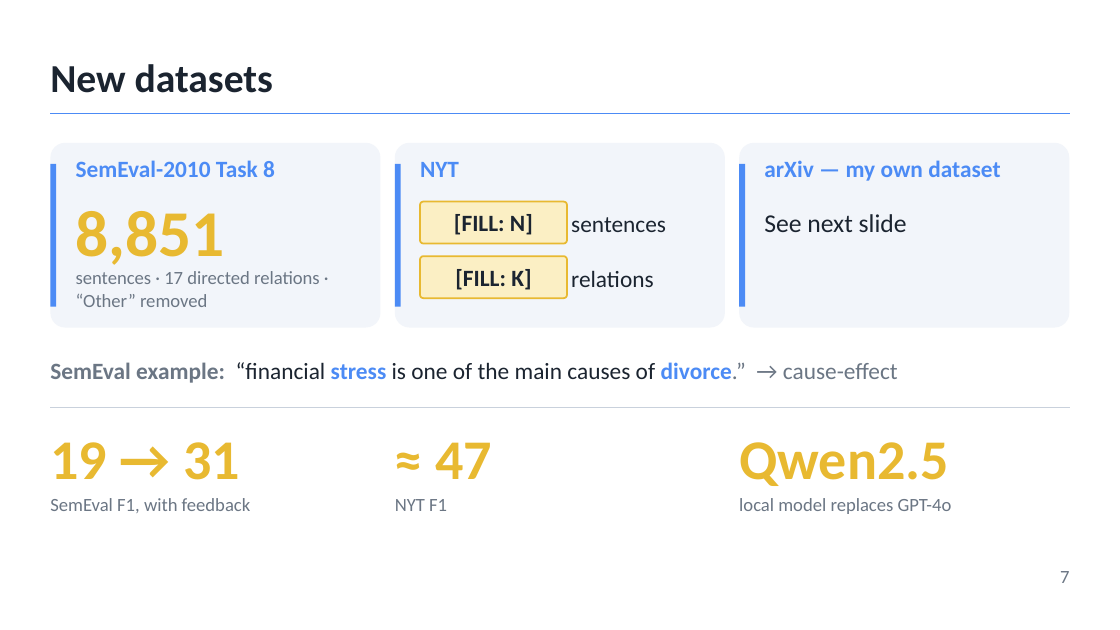
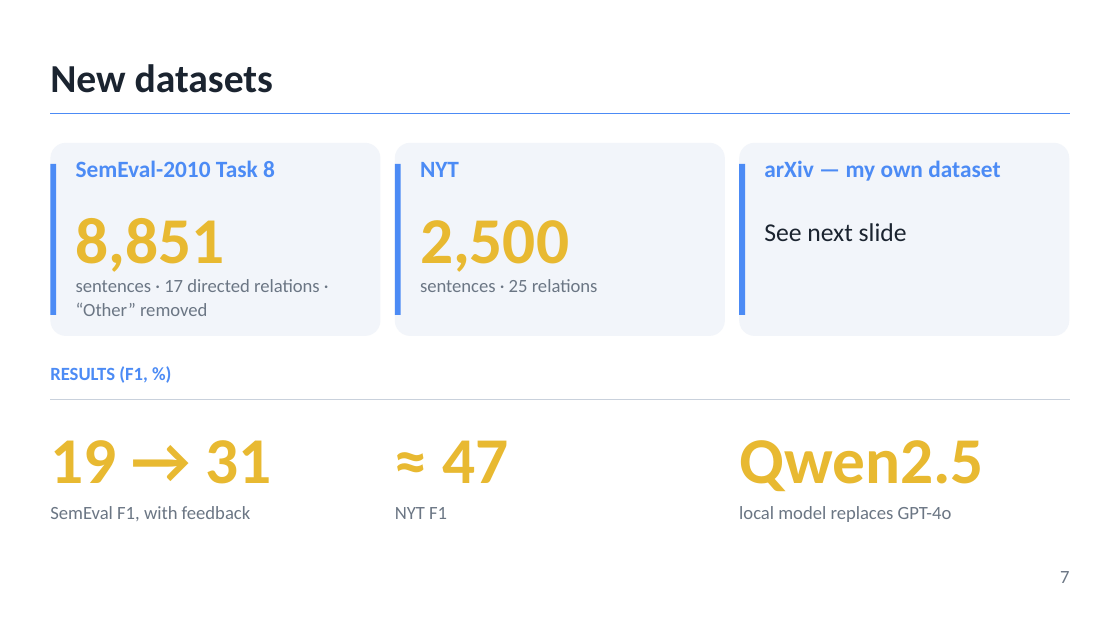
Before and after one commit to ManoharNaidu/REPaL, a slide deck: slide 7 of 2026-10-10-project-update.pptx. Drawn at 1120x630 pixels with LibreOffice and Linux fonts; fonts in the diff are those of the drawing. Boxes give left, top, right and bottom in pixels: in the first picture for what was removed or moved away, otherwise in the second. Text is boxed around its words. In the diff, an @@ line names an element or a change of style, - is before the commit and + after.

```diff
--- a/2026-10-10-project-update.pptx
+++ b/2026-10-10-project-update.pptx
@@ rounded rectangle: place and size @@
-rounded rectangle at box(50, 143, 381, 328)
+rounded rectangle at box(50, 143, 381, 336)
@@ rounded rectangle: place and size @@
-rounded rectangle at box(395, 143, 725, 328)
+rounded rectangle at box(395, 143, 725, 336)
@@ rounded rectangle: place and size @@
-rounded rectangle at box(739, 143, 1070, 328)
+rounded rectangle at box(739, 143, 1070, 336)
@@ rectangle: place and size @@
-rectangle at box(50, 164, 56, 307)
+rectangle at box(50, 164, 56, 315)
@@ rectangle: place and size @@
-rectangle at box(395, 164, 401, 307)
+rectangle at box(395, 164, 401, 315)
@@ rectangle: place and size @@
-rectangle at box(739, 164, 745, 307)
+rectangle at box(739, 164, 745, 315)
@@ text "8,851" rewrapped from box(76, 211, 225, 273) to box(76, 218, 225, 272) @@
@@ rounded rectangle removed at box(420, 202, 567, 244) @@
-[FILL: N]
@@ text added at box(420, 220, 569, 272), 56 pt, text #E8B931, bold @@
+2,500
@@ rounded rectangle removed at box(420, 256, 567, 298) @@
-[FILL: K]
@@ text at box(420, 279, 598, 292): text changed; size 20 to 16 pt; text colour #1B2430 to #6B7684 @@
-sentences
+sentences · 25 relations
@@ text "sentences · 25 relations" at box(420, 279, 598, 292): vertical alignment middle to top @@
@@ text removed at box(571, 270, 654, 287) @@
-relations
@@ text removed at box(50, 362, 898, 383) @@
-SemEval example: “financial stress is one of the main causes of divorce.” → cause-effect
@@ text added at box(50, 366, 148, 383), 16 pt, text #4C8BF5, bold @@
+RESULTS (F1, %)
@@ line moved from (50, 408) - (1070, 408) to (50, 399) - (1070, 399) @@
@@ size 48 to 56 pt in 3 elements at box(739, 440, 984, 492), box(50, 440, 271, 484), box(442, 440, 508, 483) @@
@@ 5 texts: place and size @@
-5 texts at box(50, 214, 952, 514)
+5 texts at box(50, 223, 952, 522)
```
Also in this commit, not shown: 3 other slides changed, 2 other files.
